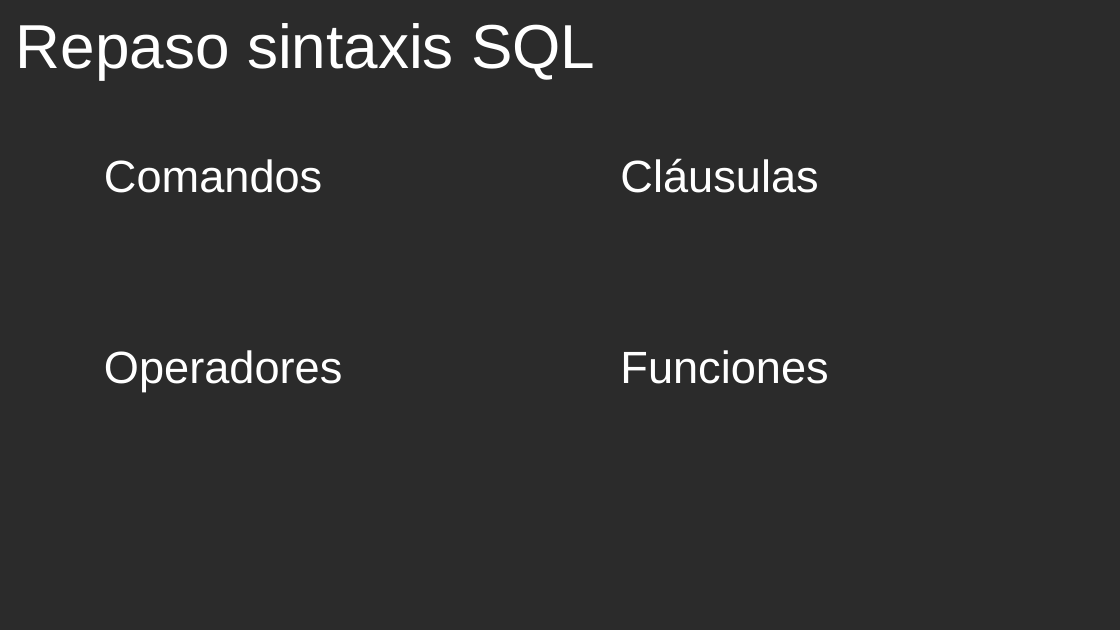
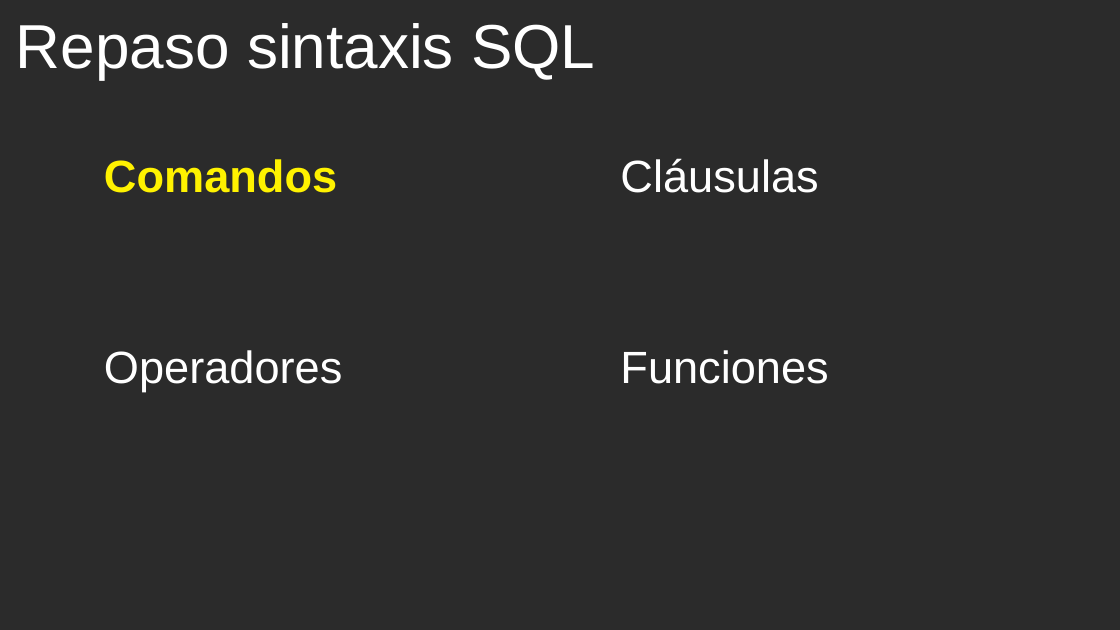
Before and after one commit to cmorenoruiz/ApuntesProgramacion, a slide deck: slide 3 of Unidad 13 Acceso a Bases de Datos/Acceso a BD Presentación para clase.odp. Drawn at 1120x630 pixels with LibreOffice and Linux fonts; fonts in the diff are those of the drawing; background and template pictures are left out; a plain dark background stands for a picture behind light text. Boxes give left, top, right and bottom in pixels: in the first picture for what was removed or moved away, otherwise in the second. Text is boxed around its words. In the diff, an @@ line names an element or a change of style, - is before the commit and + after.

```diff
--- a/Unidad 13 Acceso a Bases de Datos/Acceso a BD Presentación para clase.odp
+++ b/Unidad 13 Acceso a Bases de Datos/Acceso a BD Presentación para clase.odp
@@ text "Comandos" at bbox=[104, 159, 337, 193]: text colour #FFFFFF to #FFF200, bold on @@
```
Also in this commit, not shown: 3 other slides changed, 14 slides added, 1 slide removed.
